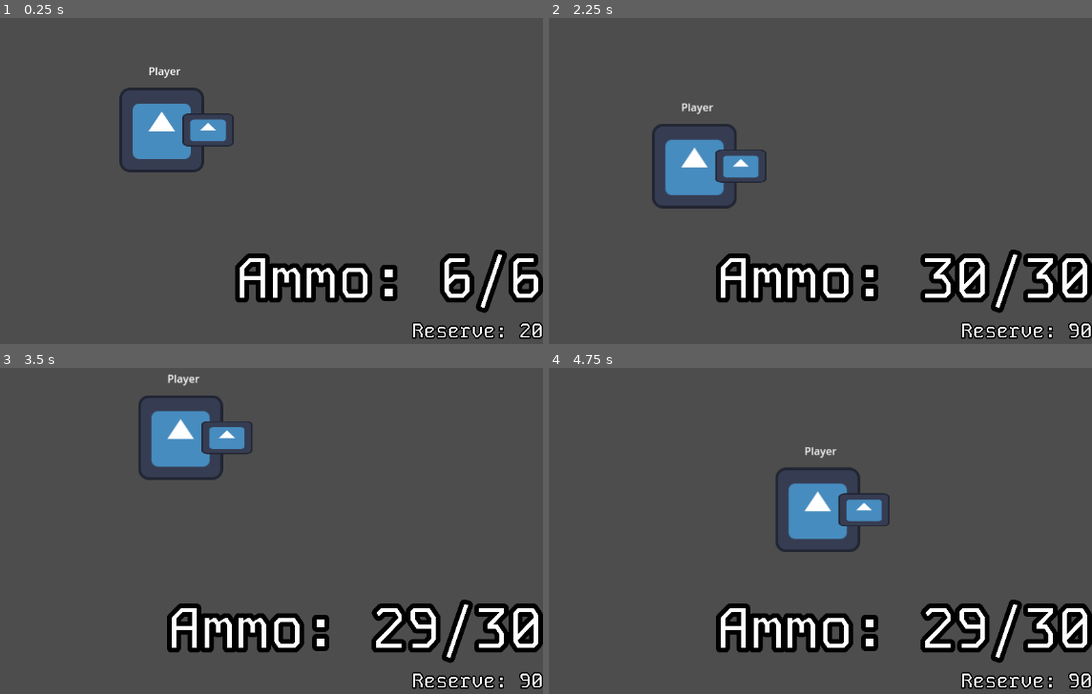
Above: before the commit, frames 1-4 (two rows, left to right).
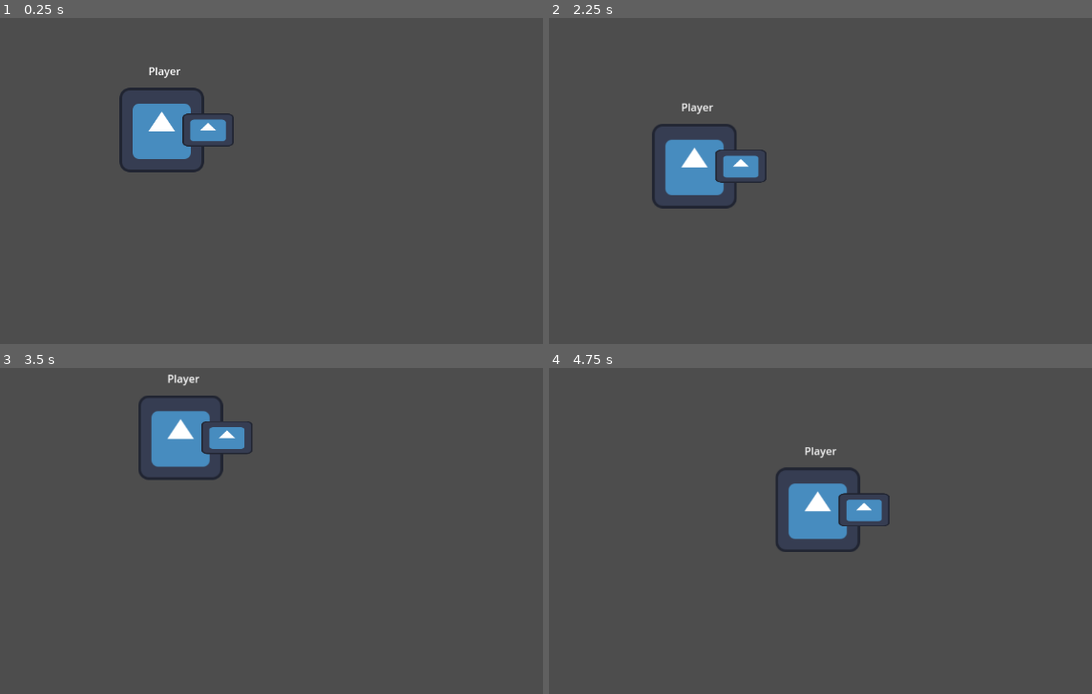
Above: after the commit, the same moments.

Repository: Shuflduf/MultiMurder
Game: Godot game, scene res://scenes/player.tscn
Two runs of this game, one before a commit and one after it. Both use one fixed random seed, a clock stepped at 60 frames per second and the inputs below. This scene is started directly instead of the project's main scene. The engine's default icon, where the game draws it, is replaced by a stand-in: a white triangle on a blue panel in a dark square.
Inputs (mouse positions are in pixels of both pictures, inside the frame that each line leads up to):
- Up to frame 1 (0.25 s): no input
- Up to frame 2 (2.25 s): tap Enter at 0.5 s; move the mouse to (880, 109) at 0.52 s; press the mouse at (880, 109) at 0.53 s; hold D (right) 0.53-1.28 s; move the mouse to (559, 151) at 1.27 s; release the mouse at (559, 151) at 1.28 s; hold S (down) 1.28-2.03 s; tap 1 (switch_1) at 1.35 s; move the mouse to (787, 34) at 2.02 s; hold D (right) from 2.03 s (still down); hold 2 (switch_2) from 2.03 s (still down)
- Up to frame 3 (3.5 s): move the mouse to (124, 566) at 2.77 s; release D (right) at 2.78 s; release 2 (switch_2) at 2.78 s; hold W (up) from 2.78 s (still down); click (124, 566) at 2.85 s
- Up to frame 4 (4.75 s): move the mouse to (939, 544) at 3.52 s; release W (up) at 3.53 s; hold 1 (switch_1) 3.53-4.28 s; hold A (left) from 3.53 s (still down); move the mouse to (outside the picture) at 4.27 s; tap 2 (switch_2) at 4.35 s

The runs differ from the first frame. In frame 1, 5.8% of the frame differs, in the area x 43-100%, y 71-99%; in frame 2, 7.5%, in the area x 30-100%, y 71-99%; in frame 3, 7.4%; in frame 4, 7.4%.

Commit message:
huds are independent

Diff:
--- a/scenes/player.tscn
+++ b/scenes/player.tscn
@@ -11,6 +11,9 @@
 properties/0/path = NodePath(".:position")
 properties/0/spawn = true
 properties/0/replication_mode = 1
+properties/1/path = NodePath(".:weapon_rot")
+properties/1/spawn = true
+properties/1/replication_mode = 1
 
 [sub_resource type="RectangleShape2D" id="RectangleShape2D_6dq78"]
 size = Vector2(128, 128)
@@ -45,6 +48,7 @@
 [node name="CanvasLayer" type="CanvasLayer" parent="."]
 
 [node name="HUD" parent="CanvasLayer" instance=ExtResource("6_52mw6")]
+visible = false
 
 [node name="Name" type="Label" parent="."]
 offset_left = -20.0
--- a/scripts/player.gd
+++ b/scripts/player.gd
@@ -8,6 +8,10 @@
 
 @export var synchronizer: MultiplayerSynchronizer
 @export var weapons: Array[PackedScene]
+
+@export var weapon_rot: float:
+	get:
+		return current_weapon.rotation
 
 var weapon_index = 0:
 	set(value):
@@ -26,6 +30,7 @@
 func _process(_delta: float) -> void:
 	camera.position = get_local_mouse_position() / 3
 	if synchronizer.is_multiplayer_authority():
+		print(weapon_rot)
 		var input_dir = Input.get_vector("left","right","up","down")
 		move_c.direction = input_dir
 		move_c.move()
@@ -36,6 +41,7 @@
 	synchronizer.set_multiplayer_authority(str(name).to_int())
 	if synchronizer.is_multiplayer_authority():
 		camera.make_current()
+		hud.show()
 
 	for gun in weapons:
 		weapon_parent.add_child(gun.instantiate())
